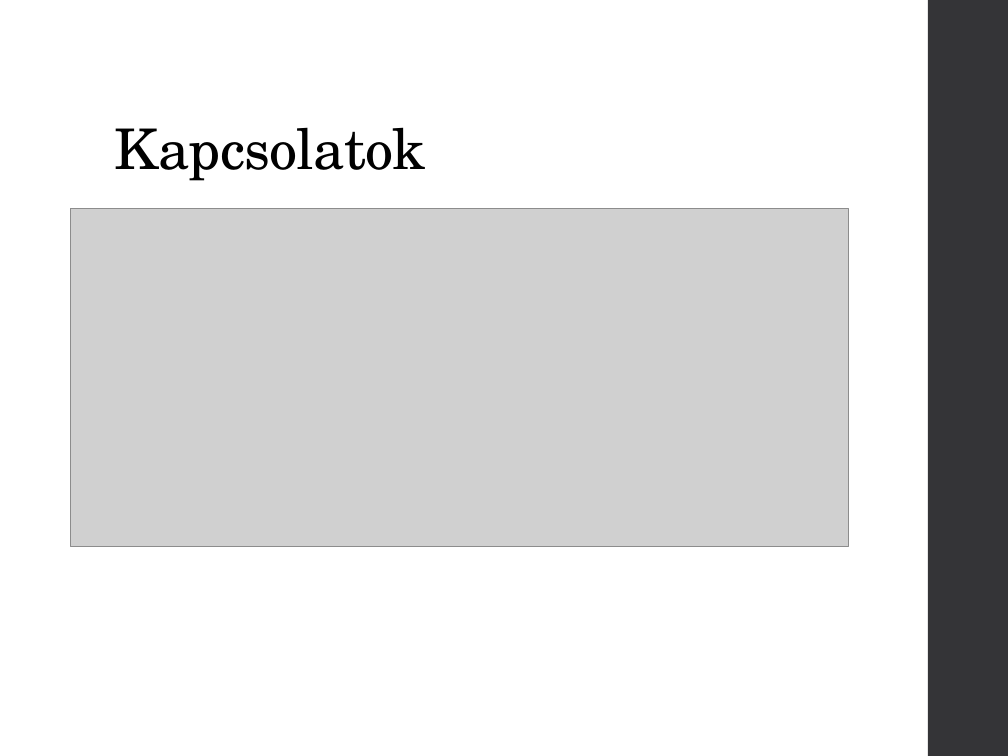
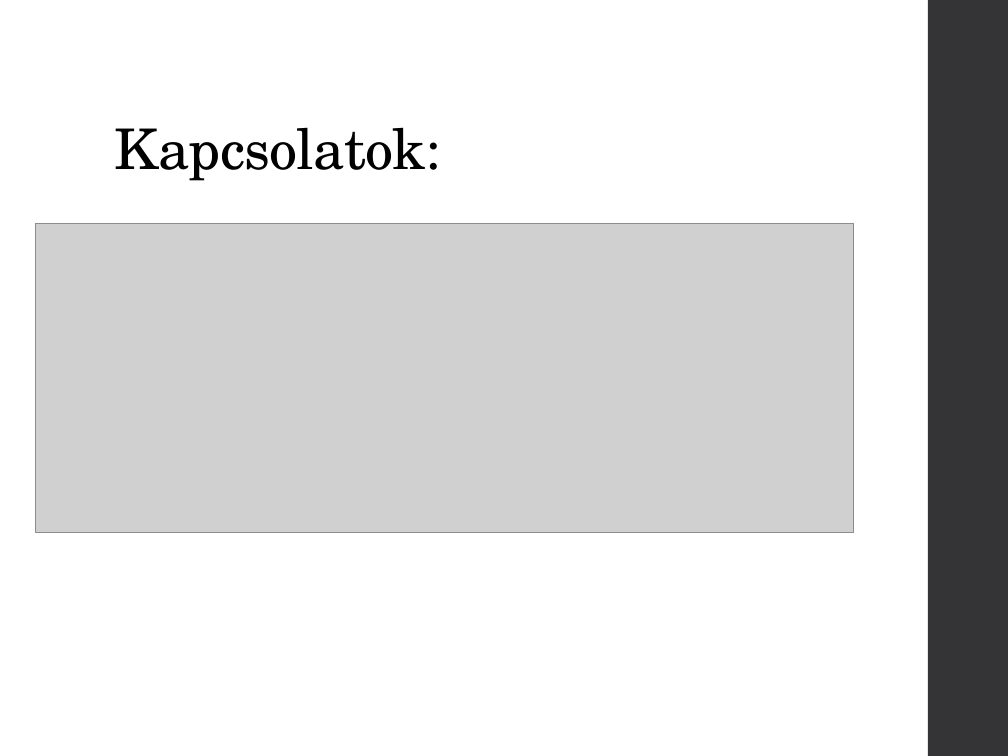
Before and after one commit to Greg1629/zarodolgozat, a slide deck: slide 4 of Lakos_Gergő_vedes.pptx. Drawn at 1008x756 pixels with LibreOffice and Linux fonts; fonts in the diff are those of the drawing; grey boxes stand for pictures. Boxes give left, top, right and bottom in pixels: in the first picture for what was removed or moved away, otherwise in the second. Text is boxed around its words. In the diff, an @@ line names an element or a change of style, - is before the commit and + after.

```diff
--- a/Lakos_Gergő_vedes.pptx
+++ b/Lakos_Gergő_vedes.pptx
@@ title at box(114, 127, 441, 181): text changed @@
-Kapcsolatok
+Kapcsolatok:
@@ picture: place and size @@
-picture at box(71, 209, 849, 546)
+picture at box(35, 224, 854, 532)
```
Also in this commit, not shown: 2 other slides changed, 1 slide added, 4 slides removed.
